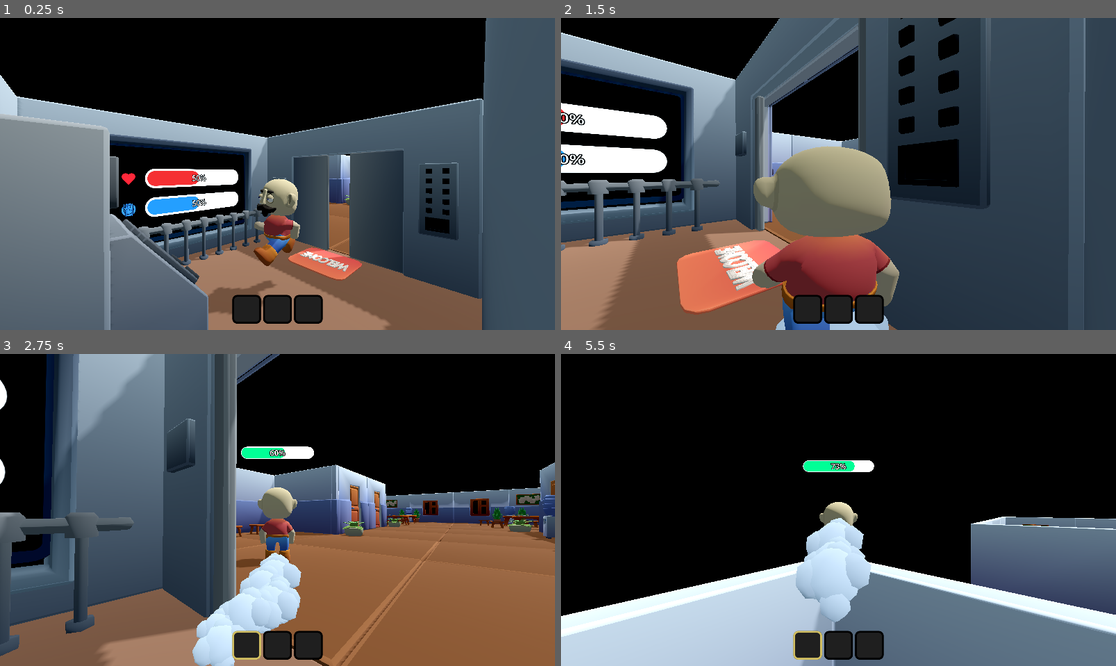
Above: before the commit, frames 1-4 (two rows, left to right).
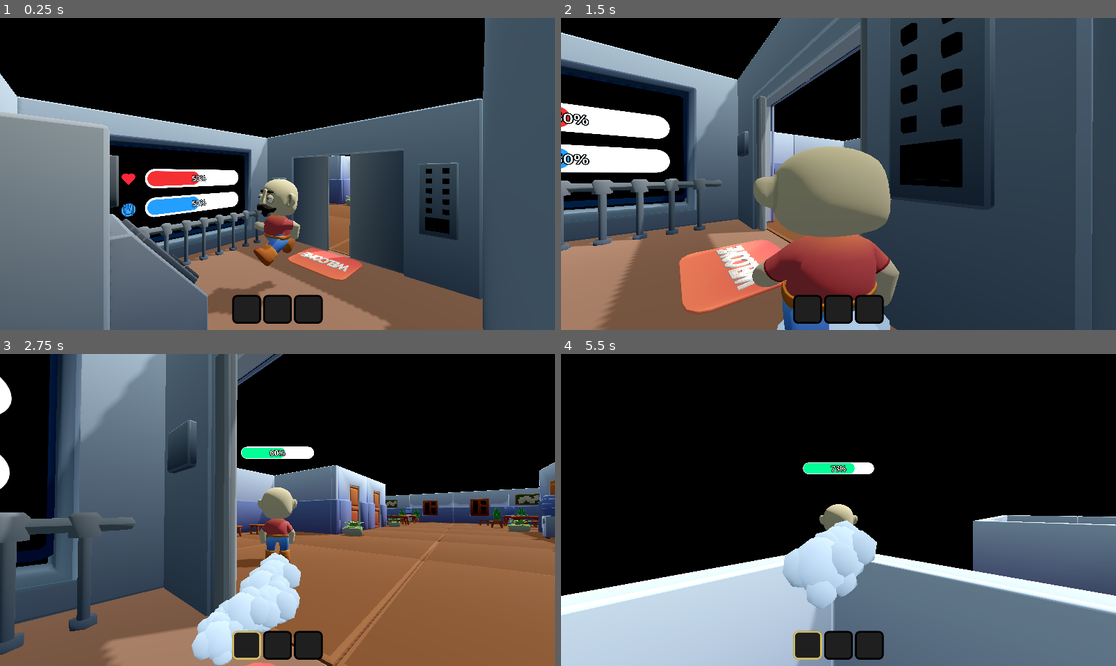
Above: after the commit, the same moments.

Repository: Scrawach/ld57
Game: Godot game, scene res://game.tscn
Two runs of this game, one before a commit and one after it. Both use one fixed random seed, a clock stepped at 60 frames per second and the inputs below. The engine's default icon, where the game draws it, is replaced by a stand-in: a white triangle on a blue panel in a dark square.
Inputs (mouse positions are in pixels of both pictures, inside the frame that each line leads up to):
- Up to frame 1 (0.25 s): no input
- Up to frame 2 (1.5 s): move the mouse to (960, 158) at 0.52 s; hold D (move_right) 0.53-1.28 s; hold Shift (dash) 0.53-1.28 s; click (960, 158) at 0.67 s; tap Space (jump) at 0.77 s; move the mouse to (810, 174) at 1.27 s; hold W (move_forward) from 1.28 s (still down); tap E (interact) at 1.35 s
- Up to frame 3 (2.75 s): keep holding W (move_forward); tap Space (jump) at 1.52 s; move the mouse to (288, 503) at 2.02 s; tap 1 at 2.1 s
- Up to frame 4 (5.5 s): keep holding W (move_forward); move the mouse to (832, 516) at 2.77 s; tap Shift (dash) at 2.85 s; tap Space (jump) at 3.02, 3.77, 4.52 s; move the mouse to (877, 513) at 3.52 s; tap E (interact) at 3.6 s; move the mouse to (794, 506) at 4.27 s; tap 1 at 4.35 s; move the mouse to (844, 510) at 5.02 s; hold Shift (dash) from 5.03 s (still down)

The runs differ from the first frame. In frame 1, 1.5% of the frame differs, in the area x 0-88%, y 0-100%; in frame 2, 5.2%; in frame 3, 4.4%; in frame 4, 11%, in the area x 0-100%, y 34-100%.

Commit message:
feature: add dead zone, that teleport player into start position

Diff:
--- a/src/environment/level.gd
+++ /dev/null
@@ -1,7 +0,0 @@
-class_name Level
-extends Node3D
-
-@onready var lift_position := %"Lift Position" as Marker3D
-
-func get_lift_position() -> Vector3:
-	return global_position + lift_position.position
--- /dev/null
+++ b/src/environment/levels/level.gd
@@ -0,0 +1,17 @@
+class_name Level
+extends Node3D
+
+@onready var elevator_position := %"Elevator Position"
+@onready var dead_zone: Area3D = $DeadZone
+
+var offset: Vector3 = Vector3(0, 250, 0)
+
+func _ready() -> void:
+	dead_zone.body_entered.connect(_on_body_entered)
+
+func _on_body_entered(body: Node3D) -> void:
+	if body is Player:
+		teleport_player_under_elevator_position(body)
+
+func teleport_player_under_elevator_position(player: Player) -> void:
+	player.position = elevator_position.position + offset
--- a/src/environment/levels/level_0.tscn
+++ b/src/environment/levels/level_0.tscn
@@ -1,5 +1,6 @@
-[gd_scene load_steps=22 format=3 uid="uid://oliimtydwxat"]
-
+[gd_scene load_steps=24 format=3 uid="uid://oliimtydwxat"]
+
+[ext_resource type="Script" path="res://environment/levels/level.gd" id="1_tepbp"]
 [ext_resource type="PackedScene" uid="uid://c4jxowu3e1hfv" path="res://environment/props/table.tscn" id="1_uegw7"]
 [ext_resource type="PackedScene" uid="uid://c7ri3pdtngeob" path="res://environment/props/chair.tscn" id="2_1xjt3"]
 [ext_resource type="PackedScene" uid="uid://ddg3xa2ofdwwp" path="res://environment/props/water.tscn" id="3_foltf"]
@@ -22,7 +23,11 @@
 [ext_resource type="PackedScene" uid="uid://ba1rkcj2wx78e" path="res://environment/rooms/wall_window.tscn" id="20_04u2w"]
 [ext_resource type="PackedScene" uid="uid://8fseq5e5xwxe" path="res://environment/rooms/ground.tscn" id="21_kj465"]
 
+[sub_resource type="BoxShape3D" id="BoxShape3D_x8fdi"]
+size = Vector3(100, 1, 100)
+
 [node name="Level_0" type="Node3D"]
+script = ExtResource("1_tepbp")
 
 [node name="Props" type="Node3D" parent="."]
 
@@ -295,3 +300,15 @@
 
 [node name="Ground2" parent="Walls" instance=ExtResource("21_kj465")]
 transform = Transform3D(1, 0, 0, 0, 1, 0, 0, 0, 1, 15, 0, -30)
+
+[node name="Elevator Position" type="Marker3D" parent="."]
+unique_name_in_owner = true
+transform = Transform3D(1, 0, 0, 0, 1, 0, 0, 0, 1, 12.3248, 0, 0)
+
+[node name="DeadZone" type="Area3D" parent="."]
+transform = Transform3D(1, 0, 0, 0, 1, 0, 0, 0, 1, 0, -10, 0)
+collision_mask = 7
+
+[node name="CollisionShape3D" type="CollisionShape3D" parent="DeadZone"]
+transform = Transform3D(1, 0, 0, 0, 1, 0, 0, 0, 1, 10, 0, -20)
+shape = SubResource("BoxShape3D_x8fdi")
--- a/src/game.tscn
+++ b/src/game.tscn
@@ -1,11 +1,10 @@
-[gd_scene load_steps=13 format=3 uid="uid://b6rl31un1lcjf"]
+[gd_scene load_steps=12 format=3 uid="uid://b6rl31un1lcjf"]
 
 [ext_resource type="Script" path="res://environment/world.gd" id="1_3ko1t"]
 [ext_resource type="PackedScene" uid="uid://yfjs8g2riw6c" path="res://player/inventory/ui/inventory_control.tscn" id="1_e5p4f"]
 [ext_resource type="PackedScene" uid="uid://6cthiya7h8jg" path="res://living_lift/living_lift.tscn" id="1_u2u37"]
 [ext_resource type="PackedScene" uid="uid://cu1sy3dij4mv2" path="res://monsters/monster.tscn" id="2_74s4o"]
 [ext_resource type="PackedScene" uid="uid://dlo08xmlhe8sf" path="res://player/player.tscn" id="2_tmo8h"]
-[ext_resource type="Script" path="res://environment/level.gd" id="3_502l8"]
 [ext_resource type="PackedScene" uid="uid://bfd4d67pvnf0y" path="res://items/pickup_item.tscn" id="4_yibxu"]
 [ext_resource type="PackedScene" uid="uid://oliimtydwxat" path="res://environment/levels/level_0.tscn" id="6_ehy4j"]
 [ext_resource type="Script" path="res://environment/startup_scenario.gd" id="8_5hj0e"]
@@ -43,7 +42,6 @@
 
 [node name="Start Level" type="Node3D" parent="."]
 visible = false
-script = ExtResource("3_502l8")
 
 [node name="NavigationRegion3D" type="NavigationRegion3D" parent="Start Level"]
 navigation_mesh = SubResource("NavigationMesh_kve1j")
@@ -95,31 +93,20 @@
 dash_speed = 700
 
 [node name="Skeleton3D" parent="World3D/Player/Player Model/Armature" index="0"]
-bones/0/scale = Vector3(1, 0.967492, 1)
-bones/2/position = Vector3(0, 0.00561738, 0)
-bones/3/position = Vector3(0, 0.014217, 0)
 bones/5/position = Vector3(0.00745305, 0.0087154, 1.92574e-09)
 bones/5/rotation = Quaternion(0.617176, 0.617176, 0.345099, -0.345099)
-bones/5/scale = Vector3(1, 1, 1)
-bones/6/position = Vector3(-2.12396e-10, 0.00834451, 1.30543e-10)
 bones/6/rotation = Quaternion(1.34309e-14, 8.74567e-08, 2.13371e-14, 1)
-bones/6/scale = Vector3(1, 1, 1)
 bones/8/position = Vector3(-0.00745305, 0.0087154, 1.92574e-09)
 bones/8/rotation = Quaternion(0.617176, -0.617176, -0.345099, -0.345099)
-bones/8/scale = Vector3(1, 1, 1)
-bones/9/position = Vector3(2.12396e-10, 0.00834451, 1.30543e-10)
 bones/9/rotation = Quaternion(1.34309e-14, -8.74567e-08, -2.13371e-14, 1)
-bones/9/scale = Vector3(1, 1, 1)
 bones/11/position = Vector3(0.00601977, 0.0201376, 4.91063e-10)
 bones/11/rotation = Quaternion(0.872819, 1.69561e-07, 0.488044, -2.34542e-07)
 bones/11/scale = Vector3(1, 1, 1)
-bones/12/position = Vector3(-7.66591e-11, 0.00920448, -4.00317e-10)
 bones/12/rotation = Quaternion(-1.61943e-07, -4.0624e-08, 1.14088e-07, 1)
 bones/12/scale = Vector3(1, 1, 1)
 bones/14/position = Vector3(-0.00601977, 0.0201376, 4.91063e-10)
 bones/14/rotation = Quaternion(0.872819, -1.69561e-07, -0.488044, -2.34542e-07)
 bones/14/scale = Vector3(1, 1, 1)
-bones/15/position = Vector3(7.66591e-11, 0.00920448, -4.00317e-10)
 bones/15/rotation = Quaternion(-1.61943e-07, 4.0624e-08, -1.14088e-07, 1)
 bones/15/scale = Vector3(1, 1, 1)
 
--- a/src/player/camera_root.gd
+++ b/src/player/camera_root.gd
@@ -15,8 +15,8 @@
 
 var yaw_sensitivity : float = 0.1
 var pitch_sensitivity : float = 0.1
-var yaw_acceleration : float = 15
-var pitch_acceleration : float = 15
+var yaw_acceleration : float = 20
+var pitch_acceleration : float = 20
 var pitch_max : float = 75
 var pitch_min : float = -55
 
